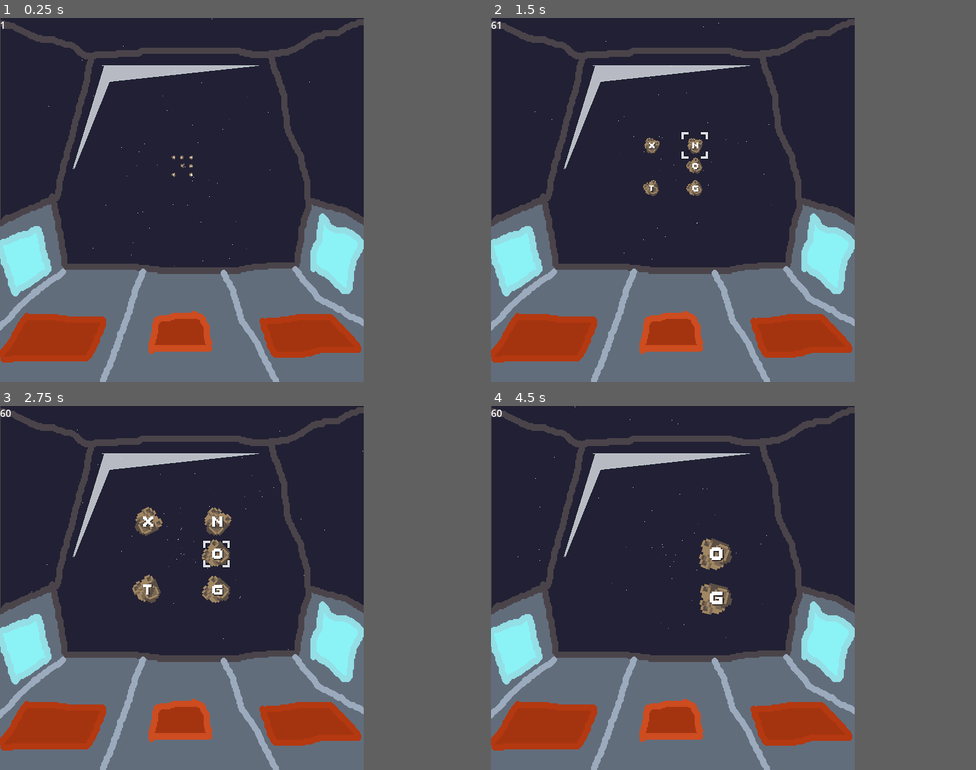
Above: before the commit, frames 1-4 (two rows, left to right).
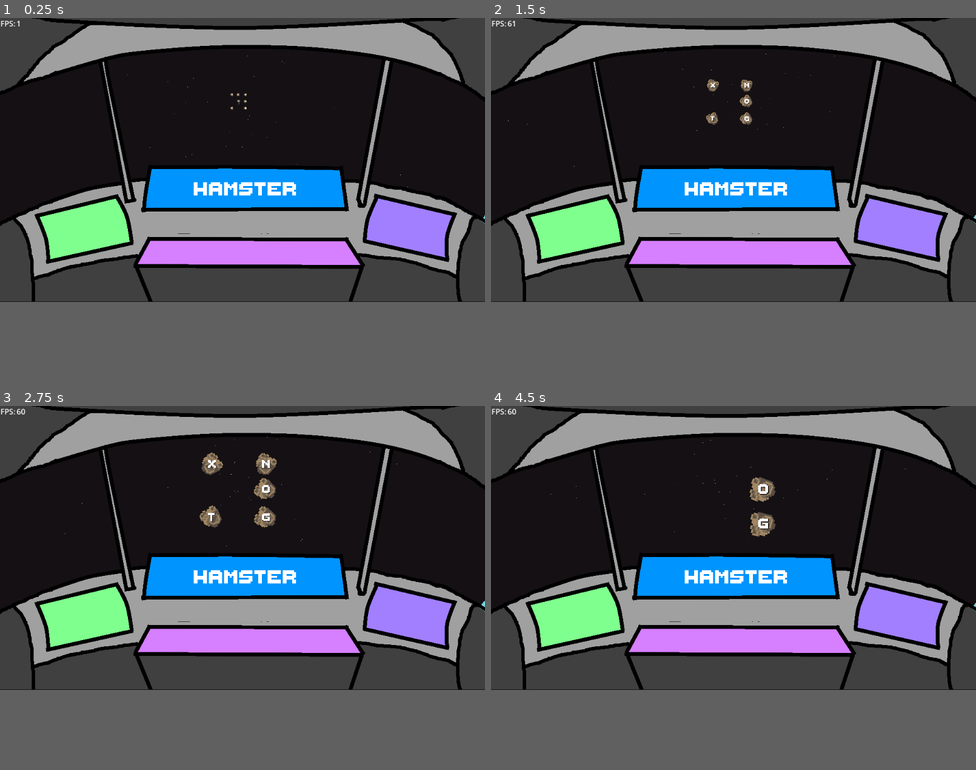
Above: after the commit, the same moments.

Repository: sugarvoid/alpha-space
Game: Godot game, scene res://game/game.tscn
The game is run twice, just before and just after one commit, with the same random seed, the same clock (stepped at 60 frames per second) and the same inputs.
Inputs (mouse positions are in pixels of both pictures, inside the frame that each line leads up to):
- Up to frame 1 (0.25 s): no input
- Up to frame 2 (1.5 s): tap Enter at 0.5 s; move the mouse to (660, 152) at 0.52 s; hold Keypad 8 (num_pad_eight) 0.53-1.28 s; click (660, 152) at 0.67 s; move the mouse to (689, 149) at 1.27 s; tap Keypad 5 (num_pad_five) at 1.35 s; click (689, 149) at 1.42 s
- Up to frame 3 (2.75 s): move the mouse to (208, 555) at 2.02 s; hold Keypad 4 (num_pad_four) from 2.03 s (still down); click (208, 555) at 2.17 s
- Up to frame 4 (4.5 s): move the mouse to (636, 588) at 2.77 s; release Keypad 4 (num_pad_four) at 2.78 s; tap Keypad 9 (num_pad_nine) at 2.85 s; click (636, 588) at 2.92 s; move the mouse to (714, 598) at 3.52 s; hold Keypad 1 (num_pad_one) 3.53-4.28 s; click (714, 598) at 3.67 s; move the mouse to (563, 533) at 4.27 s; tap Keypad 7 (num_pad_seven) at 4.35 s; click (563, 533) at 4.42 s
In our replay, the window is 600x600 before the commit and 800x468 after it. These sizes can differ from the game's own. Grey fills any space a smaller window leaves; there, only what the larger window draws over its background counts as a difference.

The runs differ from the first frame. In frame 1, 74% of the frame differs, in the area x 0-100%, y 0-100%; in frame 2, 74%; in frame 3, 74%; in frame 4, 74%.

Commit message:
Changed screen size, background sprite

Diff:
--- a/game/corkpit/cork_pit.tscn
+++ b/game/corkpit/cork_pit.tscn
@@ -1,7 +1,7 @@
 [gd_scene load_steps=2 format=3 uid="uid://v2iwiqck83oo"]
 
-[ext_resource type="Texture2D" uid="uid://ctecqw0h2d7l7" path="res://game/corkpit/corkpit.png" id="1_5w8er"]
+[ext_resource type="Texture2D" uid="uid://scl7a80bo432" path="res://game/corkpit/cockpit22.png" id="1_5xybf"]
 
 [node name="CorkPit" type="Sprite2D"]
-texture = ExtResource("1_5w8er")
+texture = ExtResource("1_5xybf")
 centered = false
--- a/game/game.tscn
+++ b/game/game.tscn
@@ -10,6 +10,7 @@
 [ext_resource type="PackedScene" uid="uid://b43yhcx7q06cy" path="res://game/hud/fps_counter.tscn" id="7_ufc36"]
 [ext_resource type="PackedScene" uid="uid://blypbjnijctbi" path="res://game/manager/laser_manager.tscn" id="8_05m1i"]
 [ext_resource type="AudioStream" uid="uid://807lqkfqu545" path="res://game/music/Neon Night - Free CCA Synthwave Music For Games.ogg" id="9_i1xb8"]
+[ext_resource type="PackedScene" uid="uid://bvvbc1ken5fys" path="res://game/letter_bank/letter_bank.tscn" id="11_8el8g"]
 
 [node name="Game" type="Node2D"]
 script = ExtResource("1_8vr4e")
@@ -21,21 +22,22 @@
 [node name="FPSCounter" parent="CanvasLayer" instance=ExtResource("7_ufc36")]
 
 [node name="SpaceBackGround" parent="." instance=ExtResource("5_cw3rp")]
-position = Vector2(301, 297)
 
 [node name="StarField" parent="." instance=ExtResource("4_onjy1")]
-position = Vector2(301, 245)
-scale = Vector2(2, 2)
+position = Vector2(499, 181)
+scale = Vector2(3, 3)
 
 [node name="LaserManager" parent="." instance=ExtResource("8_05m1i")]
 
 [node name="CorkPit" parent="." instance=ExtResource("3_hqsl1")]
 
 [node name="Hand" parent="." instance=ExtResource("2_ni3ut")]
-position = Vector2(709, 466)
+position = Vector2(1078, 456)
 
 [node name="AudioStreamPlayer2D" type="AudioStreamPlayer2D" parent="."]
 stream = ExtResource("9_i1xb8")
 autoplay = true
 
 [node name="MeteorManager" parent="." instance=ExtResource("6_guurn")]
+
+[node name="LetterBank" parent="." instance=ExtResource("11_8el8g")]
--- a/game/hud/fps_counter.tscn
+++ b/game/hud/fps_counter.tscn
@@ -13,6 +13,15 @@
 script = ExtResource("1_1gp45")
 
 [node name="Label" type="Label" parent="."]
-offset_right = 40.0
-offset_bottom = 23.0
-text = "60"
+layout_mode = 0
+offset_left = 35.0
+offset_right = 75.0
+offset_bottom = 26.0
+text = "00"
+
+[node name="Label2" type="Label" parent="."]
+layout_mode = 1
+offset_left = 1.0
+offset_right = 41.0
+offset_bottom = 26.0
+text = "FPS:"
--- /dev/null
+++ b/game/letter_bank/letter_bank.tscn
@@ -0,0 +1,33 @@
+[gd_scene load_steps=2 format=3 uid="uid://bvvbc1ken5fys"]
+
+[ext_resource type="PackedScene" uid="uid://v2iwiqck83oo" path="res://game/corkpit/cork_pit.tscn" id="1_mmcqk"]
+
+[node name="LetterBank" type="Node2D"]
+
+[node name="CorkPit" parent="." instance=ExtResource("1_mmcqk")]
+
+[node name="Slots" type="Node2D" parent="."]
+
+[node name="Marker2D" type="Marker2D" parent="Slots"]
+position = Vector2(335, 497)
+
+[node name="Marker2D2" type="Marker2D" parent="Slots"]
+position = Vector2(384, 496)
+
+[node name="Marker2D3" type="Marker2D" parent="Slots"]
+position = Vector2(435, 499)
+
+[node name="Marker2D4" type="Marker2D" parent="Slots"]
+position = Vector2(482, 499)
+
+[node name="Marker2D5" type="Marker2D" parent="Slots"]
+position = Vector2(529, 498)
+
+[node name="Marker2D6" type="Marker2D" parent="Slots"]
+position = Vector2(581, 499)
+
+[node name="Marker2D7" type="Marker2D" parent="Slots"]
+position = Vector2(628, 501)
+
+[node name="Marker2D8" type="Marker2D" parent="Slots"]
+position = Vector2(677, 500)
--- /dev/null
+++ b/game/letter_bank/letter_square.tscn
@@ -0,0 +1,20 @@
+[gd_scene load_steps=3 format=3 uid="uid://b6ddvnba4wh3m"]
+
+[ext_resource type="Texture2D" uid="uid://cuwycgx22equr" path="res://game/letter_bank/temp_icon_holder.png" id="1_gccyw"]
+[ext_resource type="FontFile" uid="uid://c5d8fl5dxbsla" path="res://game/font/ThaleahFat.ttf" id="2_wj4va"]
+
+[node name="LetterSquare" type="Node2D"]
+
+[node name="Sprite2D" type="Sprite2D" parent="."]
+texture = ExtResource("1_gccyw")
+
+[node name="Label" type="Label" parent="."]
+offset_left = -32.0
+offset_top = -32.0
+offset_right = 32.0
+offset_bottom = 32.0
+theme_override_fonts/font = ExtResource("2_wj4va")
+theme_override_font_sizes/font_size = 64
+text = "G"
+horizontal_alignment = 1
+vertical_alignment = 1
--- a/game/manager/meteor_manager.tscn
+++ b/game/manager/meteor_manager.tscn
@@ -8,57 +8,57 @@
 [node name="Inner" type="Node2D" parent="."]
 
 [node name="0" type="Marker2D" parent="Inner"]
-position = Vector2(291, 234)
+position = Vector2(494, 166)
 
 [node name="1" type="Marker2D" parent="Inner"]
-position = Vector2(300, 234)
+position = Vector2(503, 166)
 
 [node name="2" type="Marker2D" parent="Inner"]
-position = Vector2(311, 234)
+position = Vector2(514, 166)
 
 [node name="3" type="Marker2D" parent="Inner"]
-position = Vector2(291, 245)
+position = Vector2(494, 177)
 
 [node name="4" type="Marker2D" parent="Inner"]
-position = Vector2(301, 244)
+position = Vector2(504, 176)
 
 [node name="5" type="Marker2D" parent="Inner"]
-position = Vector2(311, 244)
+position = Vector2(514, 176)
 
 [node name="6" type="Marker2D" parent="Inner"]
-position = Vector2(291, 254)
+position = Vector2(494, 186)
 
 [node name="7" type="Marker2D" parent="Inner"]
-position = Vector2(301, 254)
+position = Vector2(504, 186)
 
 [node name="8" type="Marker2D" parent="Inner"]
-position = Vector2(311, 254)
+position = Vector2(514, 186)
 
 [node name="Outer" type="Node2D" parent="."]
 
 [node name="0" type="Marker2D" parent="Outer"]
-position = Vector2(230, 180)
+position = Vector2(433, 112)
 
 [node name="1" type="Marker2D" parent="Outer"]
-position = Vector2(300, 180)
+position = Vector2(503, 112)
 
 [node name="2" type="Marker2D" parent="Outer"]
-position = Vector2(370, 180)
+position = Vector2(573, 112)
 
 [node name="3" type="Marker2D" parent="Outer"]
-position = Vector2(230, 245)
+position = Vector2(433, 177)
 
 [node name="4" type="Marker2D" parent="Outer"]
-position = Vector2(301, 244)
+position = Vector2(504, 176)
 
 [node name="5" type="Marker2D" parent="Outer"]
-position = Vector2(370, 245)
+position = Vector2(573, 177)
 
 [node name="6" type="Marker2D" parent="Outer"]
-position = Vector2(230, 317)
+position = Vector2(433, 249)
 
 [node name="7" type="Marker2D" parent="Outer"]
-position = Vector2(300, 318)
+position = Vector2(503, 250)
 
 [node name="8" type="Marker2D" parent="Outer"]
-position = Vector2(370, 318)
+position = Vector2(573, 250)
--- a/game/manager/word_manager.gd
+++ b/game/manager/word_manager.gd
@@ -1,9 +1,11 @@
 class_name WordManager
 extends Node
 
+@onready var word_display: Label = get_node("WordDisplay")
 
 const LETTERS: Array = ['a','b','c','d','e','f','g','h','i','j','k','l','m','n','o','p','q','r','s','t','u','v','w','x','y','z']
 
+var typed_word: Array
 
 var test_var = "test string"
 
@@ -23,3 +25,12 @@
 			return 8
 		_:
 			return -99
+
+func add_letter(letter: String) -> void:
+	pass
+
+func _update_word_label() -> void:
+	pass
+
+func _letter_array_to_string() -> String:
+	return "filter"
--- a/game/manager/word_manager.tscn
+++ b/game/manager/word_manager.tscn
@@ -1,6 +1,21 @@
-[gd_scene load_steps=2 format=3 uid="uid://d24mjh5lxojv8"]
+[gd_scene load_steps=4 format=3 uid="uid://d24mjh5lxojv8"]
 
 [ext_resource type="Script" path="res://game/manager/word_manager.gd" id="1_7h4fh"]
+[ext_resource type="PackedScene" uid="uid://v2iwiqck83oo" path="res://game/corkpit/cork_pit.tscn" id="2_srwvr"]
+[ext_resource type="FontFile" uid="uid://c5d8fl5dxbsla" path="res://game/font/ThaleahFat.ttf" id="3_ukeiw"]
 
 [node name="WordManager" type="Node"]
 script = ExtResource("1_7h4fh")
+
+[node name="CorkPit" parent="." instance=ExtResource("2_srwvr")]
+
+[node name="WordDisplay" type="Label" parent="."]
+offset_left = 323.0
+offset_top = 322.0
+offset_right = 715.0
+offset_bottom = 401.0
+theme_override_fonts/font = ExtResource("3_ukeiw")
+theme_override_font_sizes/font_size = 64
+text = "HAMSTER"
+horizontal_alignment = 1
+vertical_alignment = 1
--- a/game/space_back_ground.tscn
+++ b/game/space_back_ground.tscn
@@ -3,4 +3,6 @@
 [ext_resource type="Texture2D" uid="uid://68hr307lbk33" path="res://game/TEMP_space_background.png" id="1_vn58f"]
 
 [node name="SpaceBackGround" type="Sprite2D"]
+scale = Vector2(1.71, 1)
 texture = ExtResource("1_vn58f")
+centered = false
--- a/game/star_field/star_field.tscn
+++ b/game/star_field/star_field.tscn
@@ -20,7 +20,8 @@
 
 [node name="StarField" type="GPUParticles2D"]
 amount = 100
-lifetime = 2.0
+lifetime = 4.1
 preprocess = 3.0
+fixed_fps = 60
 process_material = SubResource("ParticleProcessMaterial_4xhpi")
 script = ExtResource("1_fbwtk")
--- a/project.godot
+++ b/project.godot
@@ -69,7 +69,7 @@
 
 [display]
 
-window/size/viewport_width=600
+window/size/viewport_width=1024
 window/size/viewport_height=600
 window/stretch/mode="viewport"
 
Binary file changed: game/TEMP_space_background.png
Binary file added: game/corkpit/cockpit22.png
Not shown, added: game/corkpit/cockpit22.png.import
Not shown: 1 places in game/game.tscn that only renumber resources
Binary file added: game/letter_bank/temp_icon_holder.png
Not shown, added: game/letter_bank/temp_icon_holder.png.import
Binary file added: game/meteor/test_rock.png
Not shown, added: game/meteor/test_rock.png.import
Not shown, added: game/corkpit/cockpit.222png
